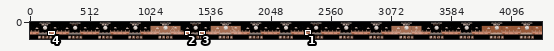
Sprite sheet -- Assets/Graphics/charSelectScreen.png. Above: a wide view before the commit, with the close-up outlined.
Close-up. Before:
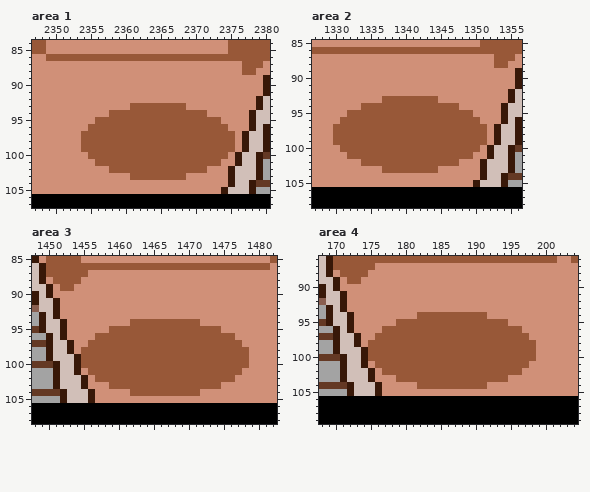
The file is 4352x144 pixels. Colours within 5 levels of each other are drawn and written as one. Shown: area 1: x 2347..2380, y 84..107; area 2: x 1327..1356, y 85..108; area 3: x 1448..1482, y 85..108; area 4: x 168..204, y 86..109. The commit also changed other parts of the picture, which this record leaves out.
And afterwards:
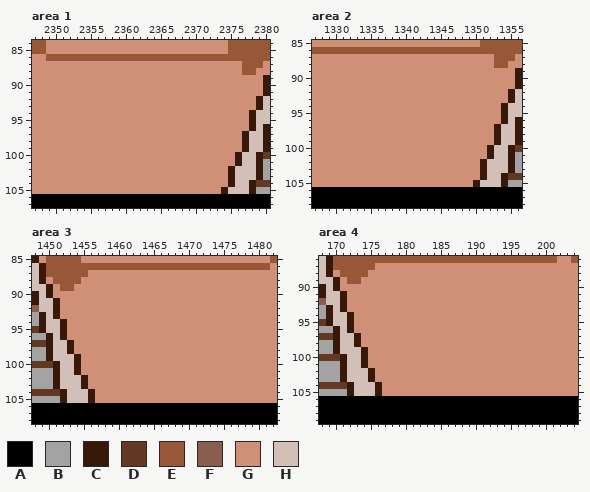
Palette (. is transparent): A #000000  B #a3a3a3  C #381808  D #643924  E #985838  F #895e4f  G #d09078  H #d1bfb8
What changed:
Area 1:
Colour G replaces colour E in row 93 at x 2361 to 2368; in row 94 at x 2358 to 2371; in row 95 at x 2356 to 2373; in row 96 at x 2355 to 2374; in rows 97 to 99 at x 2354 to 2375; in row 100 at x 2355 to 2374.
Colour G replaces colour E in row 101 at x 2356 to 2373; in row 102 at x 2358 to 2371; in row 103 at x 2361 to 2368.
Area 2:
Colour G replaces colour E in row 93 at x 1337 to 1344; in row 94 at x 1334 to 1347; in row 95 at x 1332 to 1349; in row 96 at x 1331 to 1350; in rows 97 to 99 at x 1330 to 1351; in row 100 at x 1331 to 1350.
Colour G replaces colour E in row 101 at x 1332 to 1349; in row 102 at x 1334 to 1347; in row 103 at x 1337 to 1344.
Area 3:
Colour G replaces colour E in row 94 at x 1462 to 1471; in row 95 at x 1459 to 1474; in row 96 at x 1457 to 1476; in row 97 at x 1456 to 1477; in rows 98 to 100 at x 1455 to 1478; in row 101 at x 1456 to 1477.
Colour G replaces colour E in row 102 at x 1457 to 1476; in row 103 at x 1459 to 1474; in row 104 at x 1462 to 1471.
Area 4:
Colour G replaces colour E in row 94 at x 182 to 191; in row 95 at x 179 to 194; in row 96 at x 177 to 196; in row 97 at x 176 to 197; in rows 98 to 100 at x 175 to 198; in row 101 at x 176 to 197.
Colour G replaces colour E in row 102 at x 177 to 196; in row 103 at x 179 to 194; in row 104 at x 182 to 191.
